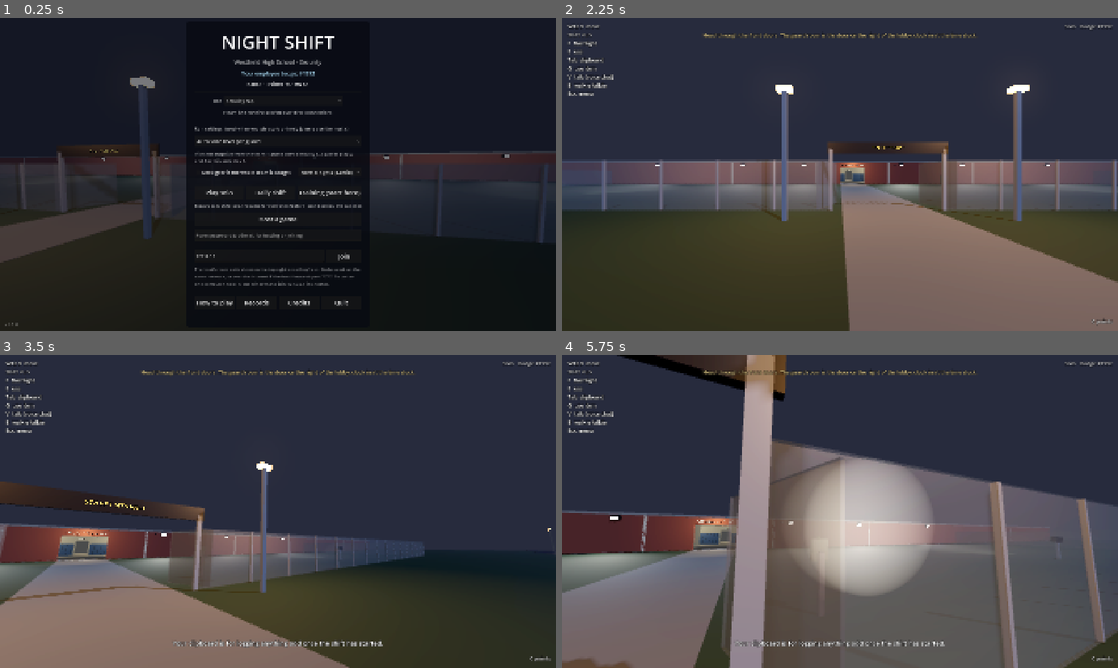
Above: before the commit, frames 1-4 (two rows, left to right).
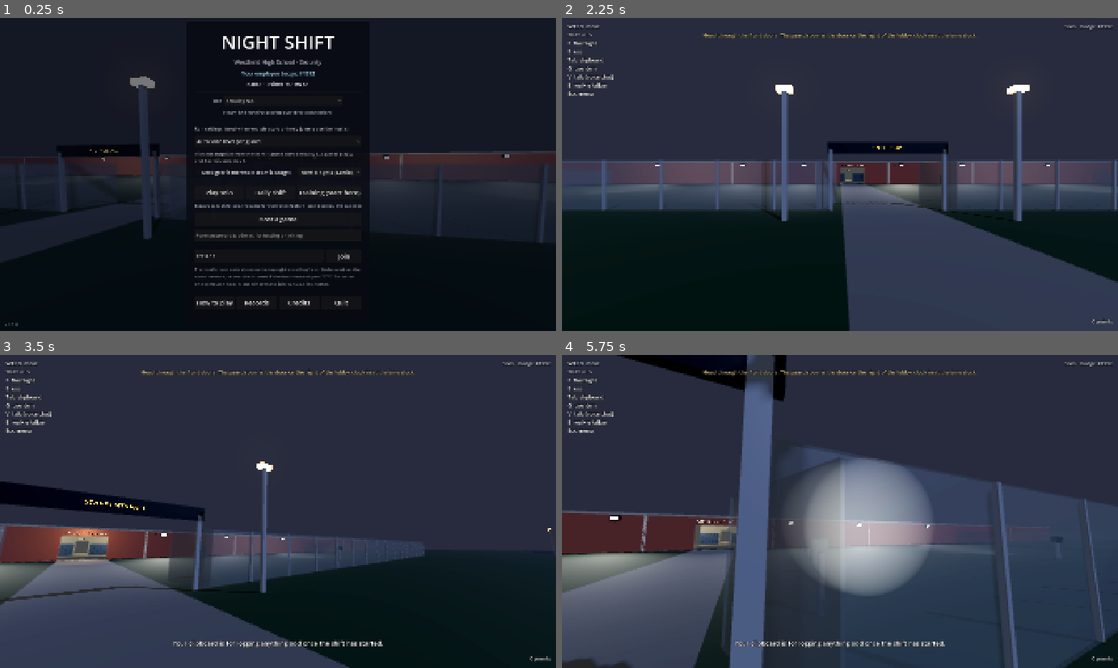
Above: after the commit, the same moments.

Repository: Travis700/Game
Game: Godot game, scene res://scenes/main.tscn
Two runs of this game, one before a commit and one after it. Both use one fixed random seed, a clock stepped at 60 frames per second and the inputs below.
Inputs (mouse positions are in pixels of both pictures, inside the frame that each line leads up to):
- Up to frame 1 (0.25 s): no input
- Up to frame 2 (2.25 s): click "Normal nights (12 min)" at 0.5 s; click "Normal nights (12 min)" at 1.25 s; click "Play solo" at 2 s
- Up to frame 3 (3.5 s): tap Enter at 2.75 s; move the mouse to (305, 511) at 2.77 s; hold W (move_forward) from 2.78 s (still down); hold Tab (clipboard) from 2.78 s (still down); click (305, 511) at 2.92 s
- Up to frame 4 (5.75 s): keep holding W (move_forward); move the mouse to (812, 511) at 3.52 s; release Tab (clipboard) at 3.53 s; tap R (compare) at 3.6 s; move the mouse to (851, 505) at 4.27 s; hold F (flashlight) 4.28-5.03 s; move the mouse to (834, 517) at 5.02 s; tap E (interact) at 5.1 s; click (834, 517) at 5.17 s

The runs differ from the first frame. In frame 1, 13% of the frame differs, in the area x 0-70%, y 40-100%; in frame 2, 48%; in frame 3, 33%; in frame 4, 54%, in the area x 0-100%, y 0-100%.

Commit message:
Merge the school's static boxes into one mesh per material per 20 m square
Cuts draw calls from about 2000 to about 700 a frame; collision is unchanged.

Co-Authored-By: Claude Opus 5.5 <noreply@anthropic.com>
Claude-Session: https://claude.ai/code/session_015YKvNgaJwTwAVL8wj2PRTQ

Diff:
--- a/scripts/school_builder.gd
+++ b/scripts/school_builder.gd
@@ -132,6 +132,50 @@
 	# After the main building's cameras, so those come first on the monitors.
 	_build_classroom_wing()
 	_build_science_wing()
+	_merge_static_meshes()
+
+
+## Thousands of boxes would each be a draw call. Once everything is built, the boxes that never
+## change are merged into one mesh per material per 20-metre square (so off-screen squares are
+## still skipped). Collision bodies stay as they are. Left alone: anything that's hidden, see-through,
+## has children, or gets its look changed later (ceiling light panels).
+const MERGE_CELL := 20.0
+
+
+func _merge_static_meshes() -> void:
+	var tools: Dictionary = {}
+	var merged: Array[MeshInstance3D] = []
+	var to_local := global_transform.affine_inverse()
+	for child in get_children():
+		var candidates: Array = []
+		if child is MeshInstance3D:
+			candidates.append(child)
+		elif child is StaticBody3D and not child is Interactable and (child as Node3D).visible:
+			for part in child.get_children():
+				if part is MeshInstance3D:
+					candidates.append(part)
+		for mesh: MeshInstance3D in candidates:
+			var material := mesh.material_override as StandardMaterial3D
+			if not mesh.visible or mesh.get_child_count() > 0 or not mesh.mesh is BoxMesh or material == null \
+					or material.transparency != BaseMaterial3D.TRANSPARENCY_DISABLED \
+					or material == _mats["light_panel"] or material == _mats["flood_glow"]:
+				continue
+			var xform := to_local * mesh.global_transform
+			var cell := Vector2i(floori(xform.origin.x / MERGE_CELL), floori(xform.origin.z / MERGE_CELL))
+			var key := "%d|%d|%d" % [material.get_instance_id(), cell.x, cell.y]
+			if not tools.has(key):
+				var tool := SurfaceTool.new()
+				tool.begin(Mesh.PRIMITIVE_TRIANGLES)
+				tools[key] = [tool, material]
+			(tools[key][0] as SurfaceTool).append_from(mesh.mesh, 0, xform)
+			merged.append(mesh)
+	for key: String in tools:
+		var batch := MeshInstance3D.new()
+		batch.mesh = (tools[key][0] as SurfaceTool).commit()
+		batch.material_override = tools[key][1]
+		add_child(batch)
+	for mesh in merged:
+		mesh.free()
 
 
 # --- Materials ---------------------------------------------------------------
